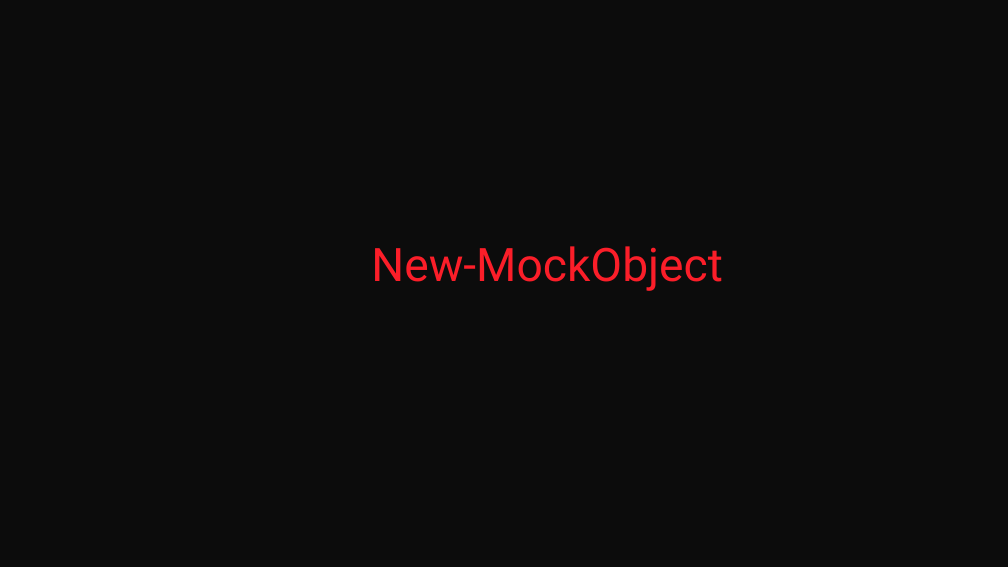
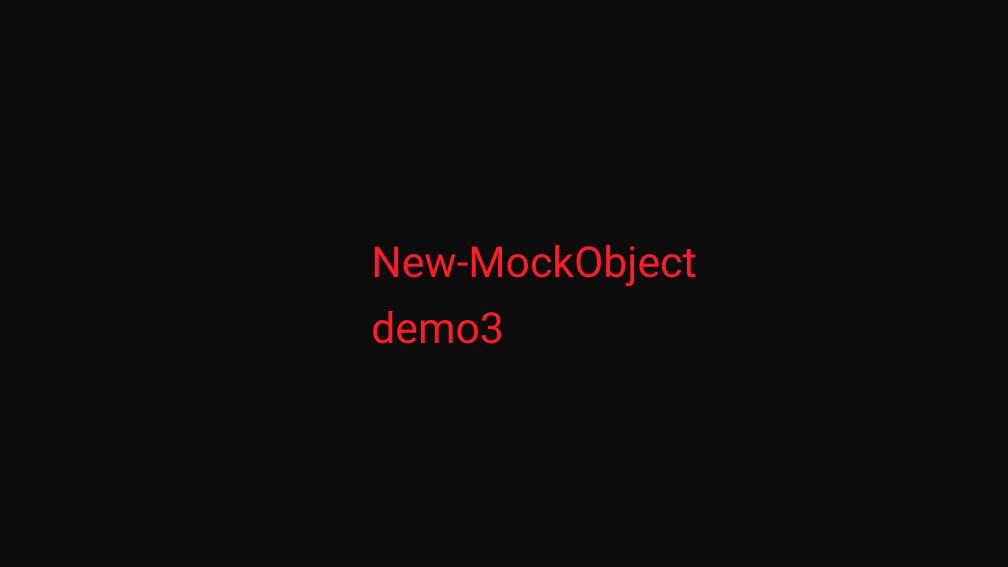
Before and after one commit to fredbainbridge/mmsPester, a slide deck: slide 19 of Pester Practically Perfect PowerShell.pptx (slide 23 before the commit). Drawn at 1008x567 pixels with LibreOffice and Linux fonts; fonts in the diff are those of the drawing; background and template pictures are left out. Boxes give left, top, right and bottom in pixels: in the first picture for what was removed or moved away, otherwise in the second. Text is boxed around its words. In the diff, an @@ line names an element or a change of style, - is before the commit and + after.

```diff
--- a/Pester Practically Perfect PowerShell.pptx
+++ b/Pester Practically Perfect PowerShell.pptx
@@ text at [371,245,696,286]: size 44 to 40.7 pt in "New-MockObject" @@
@@ text at [371,311,504,344]: paragraph added @@
+demo3
```
Also in this commit, not shown: 4 other slides changed, 3 slides added, 8 other files.
